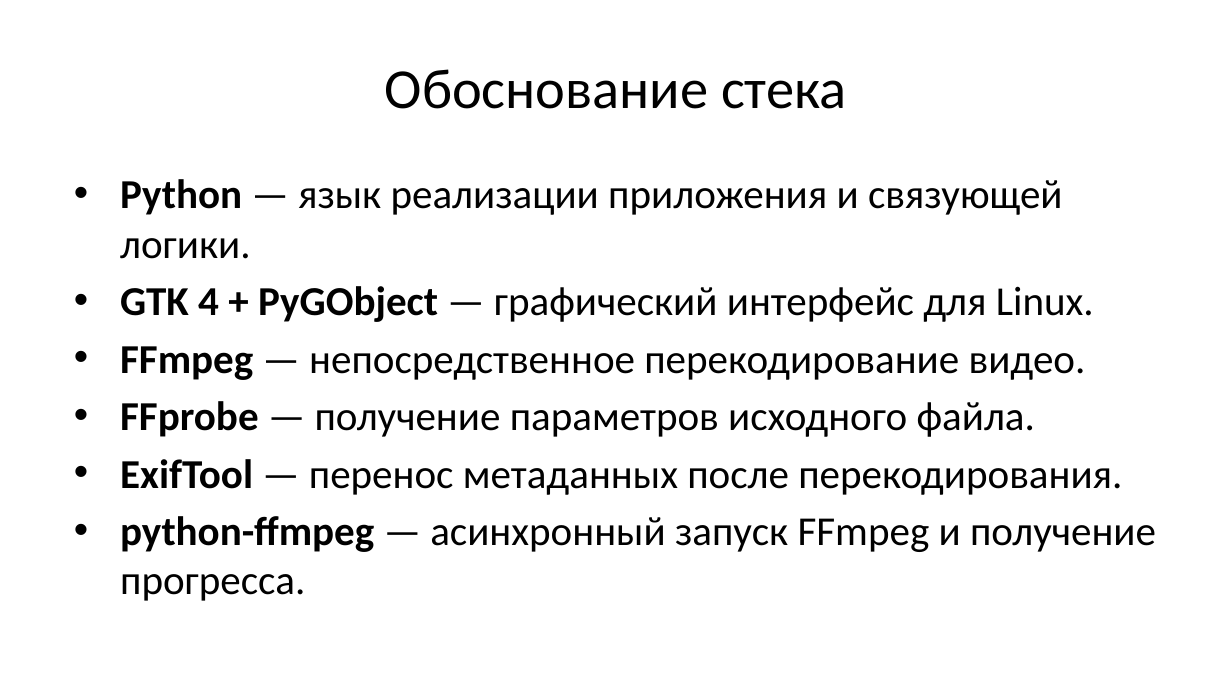
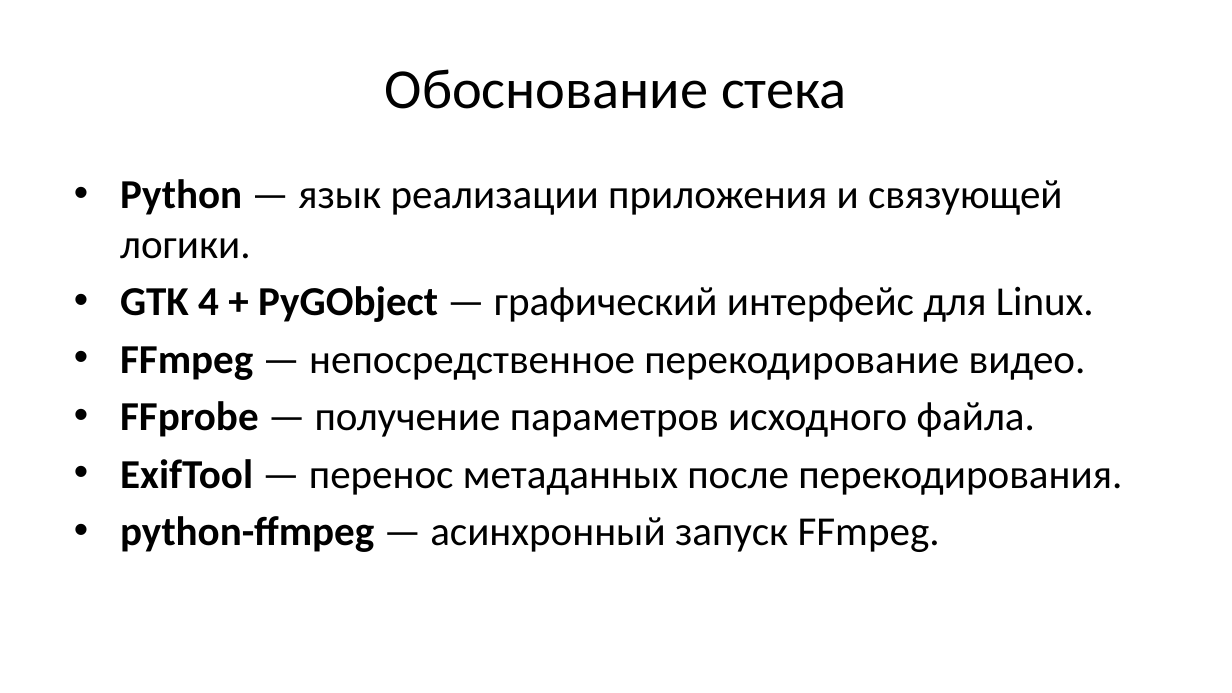
Before and after one commit to Wool5443/Study-data, a slide deck: slide 8 of Programming/Project/presentation/floppy-defense.odp (slide 9 before the commit). Drawn at 1232x693 pixels with LibreOffice and Linux fonts; fonts in the diff are those of the drawing. Boxes give left, top, right and bottom in pixels: in the first picture for what was removed or moved away, otherwise in the second. Text is boxed around its words. In the diff, an @@ line names an element or a change of style, - is before the commit and + after.

```diff
--- a/Programming/Project/presentation/floppy-defense.odp
+++ b/Programming/Project/presentation/floppy-defense.odp
@@ text at [120,516,940,552]: text changed @@
-• python-ffmpeg — асинхронный запуск FFmpeg и получение прогресса.
+• python-ffmpeg — асинхронный запуск FFmpeg.
```
Also in this commit, not shown: 13 other slides changed, 4 slides removed, 3 other files.
